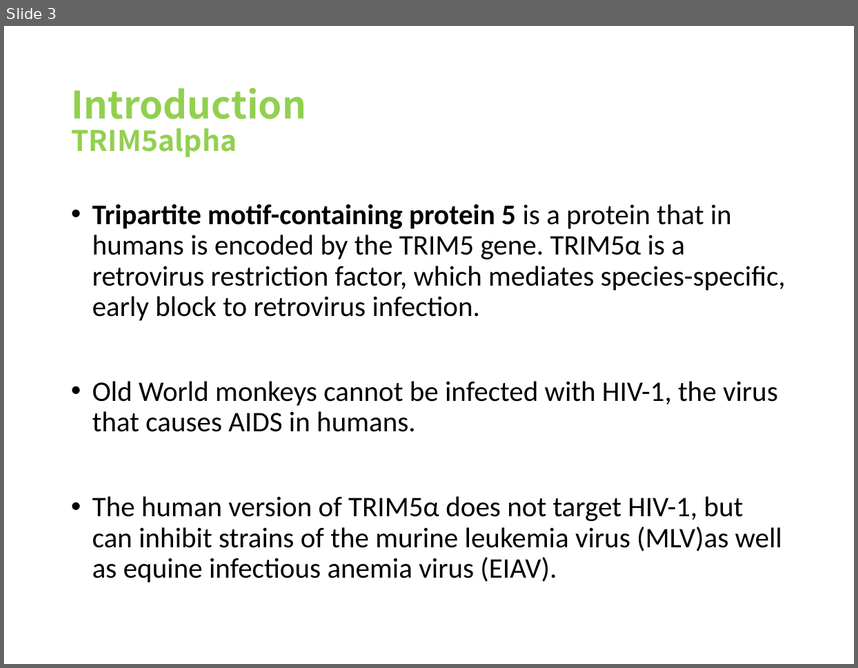
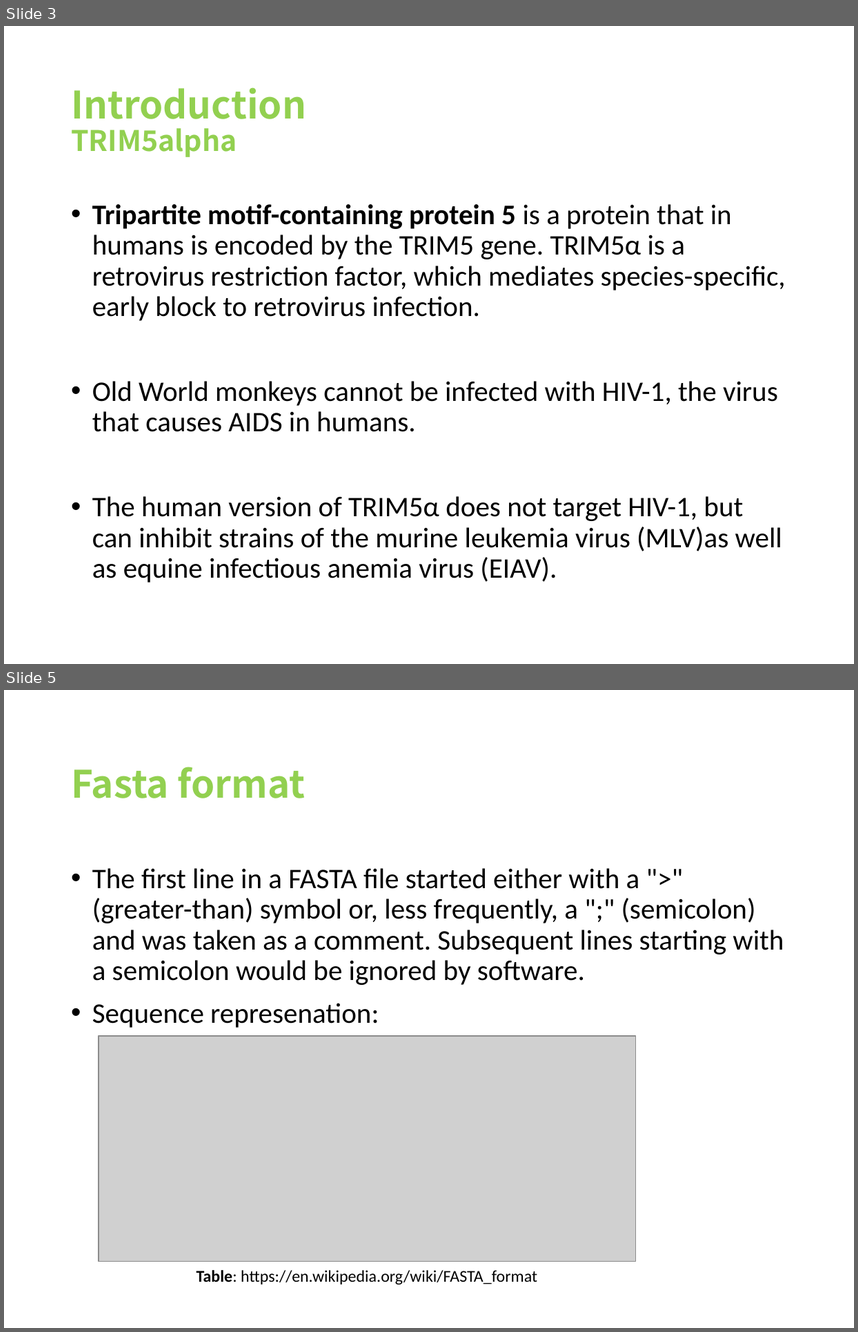
Before and after one commit to viniciusd-avila/phylogenetic-analysis, a slide deck: bioinfoDS-Partial_Project.pptx. Shown one above the other, each under a label of ours: slide 3 before the commit, slides 3 and 5 after it; the slides between them are not shown. The pictures are 858x668 and 858x1332 pixels, drawn with LibreOffice and Linux fonts; fonts in the diff are those of the drawing; grey boxes stand for pictures. Boxes give left, top, right and bottom in pixels: in the first picture for what was removed or moved away, otherwise in the second. Text is boxed around its words. In the diff, an @@ line names an element or a change of style, - is before the commit and + after.

```diff
--- a/bioinfoDS-Partial_Project.pptx
+++ b/bioinfoDS-Partial_Project.pptx
@@ slide 5 added at (4, 690, 854, 1328), background #FFFFFF @@
@@ title added at (71, 767, 306, 798), 32 pt, text #92D050, bold @@
+Fasta format
@@ text added at (92, 868, 784, 1027), 24 pt, text #000000 @@
+• The first line in a FASTA file started either with a ">" (greater-than) symbol or, less frequently, a ";" (semicolon) and was taken as a comment. Subsequent lines starting with a semicolon would be ignored by software.
+• Sequence represenation:
@@ picture added at (99, 1036, 635, 1261) @@
@@ text added at (197, 1270, 537, 1284), 14 pt, text #000000 @@
+Table: https://en.wikipedia.org/wiki/FASTA_format
```
Also in this commit, not shown: 5 slides changed, 4 slides removed.
